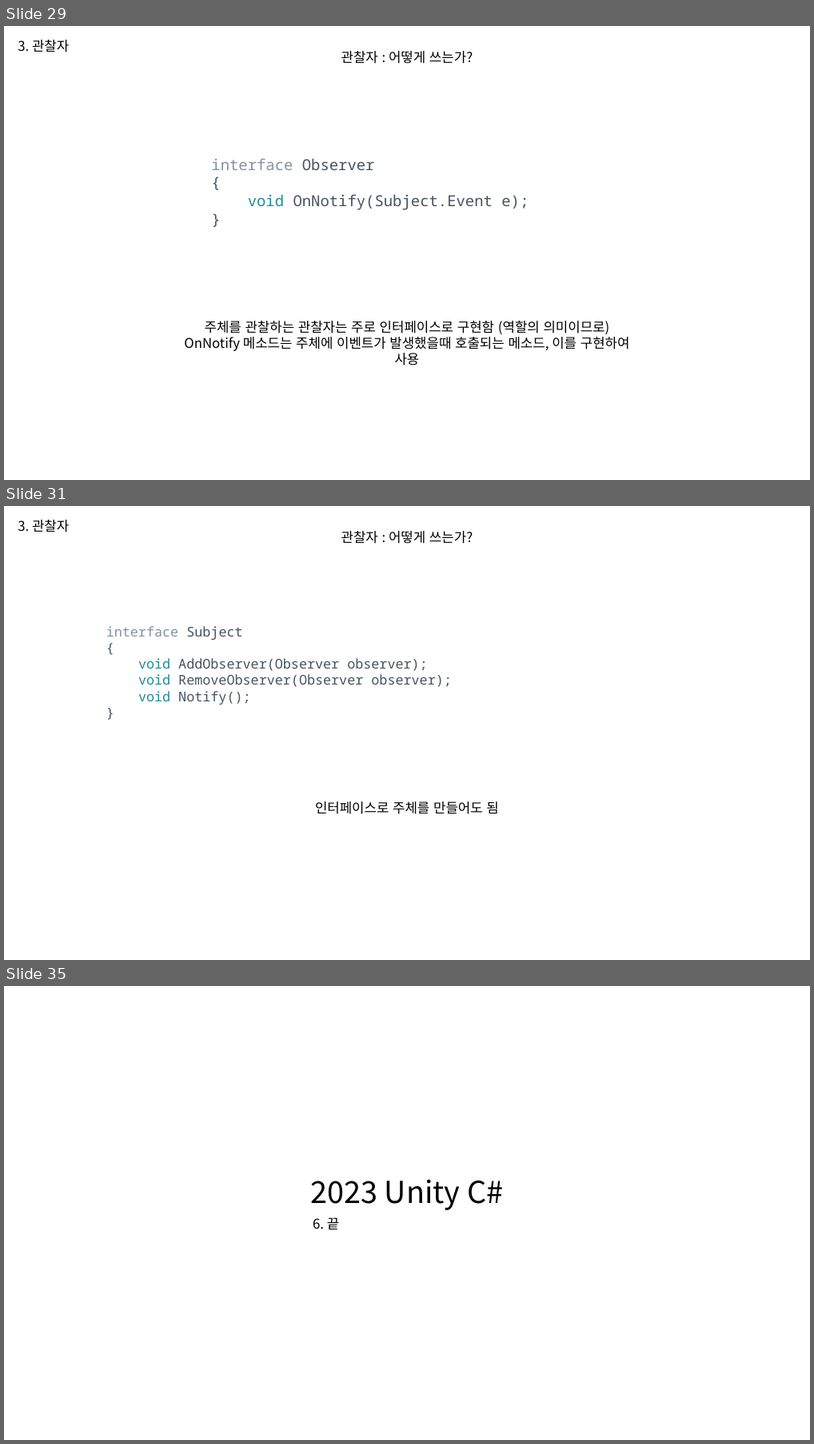
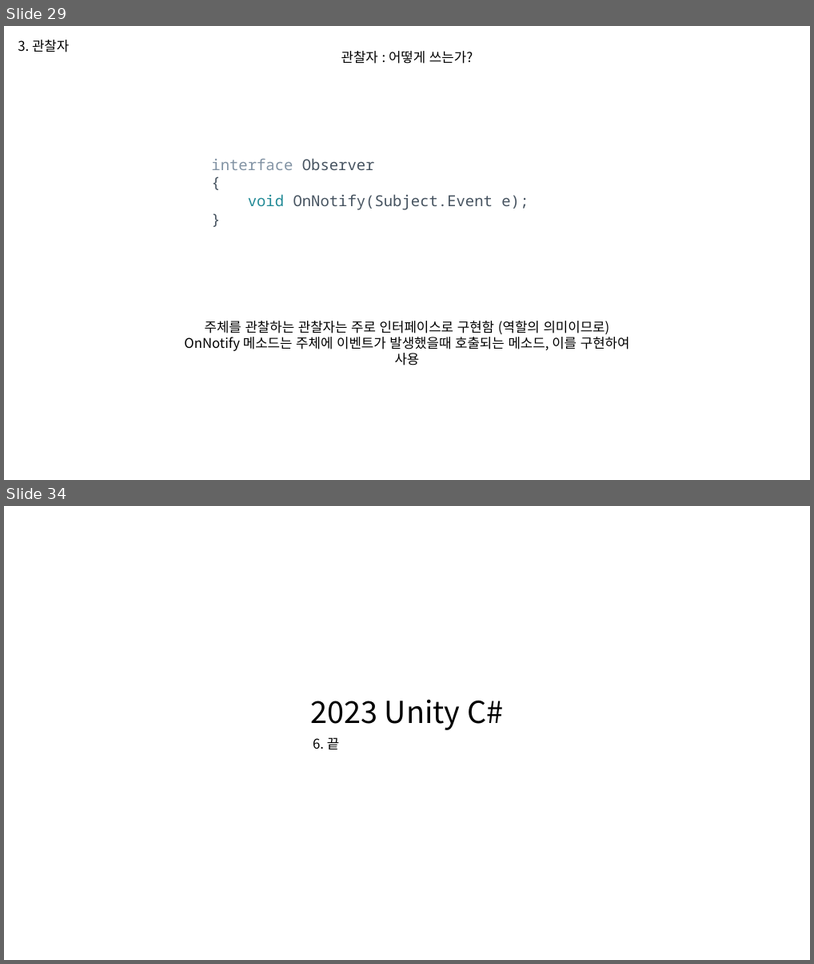
Before and after one commit to WooLyung/2023-Unity-CSharp, a slide deck: 6. 디자인 패턴 2.pptx. Shown one above the other, each under a label of ours: slides 29, 31 and 35 before the commit, slides 29 and 34 after it; the slides between them are not shown. The pictures are 814x1444 and 814x964 pixels, drawn with LibreOffice and Linux fonts; fonts in the diff are those of the drawing. Boxes give left, top, right and bottom in pixels: in the first picture for what was removed or moved away, otherwise in the second. Text is boxed around its words. In the diff, an @@ line names an element or a change of style, - is before the commit and + after.

```diff
--- a/6. 디자인 패턴 2.pptx
+++ b/6. 디자인 패턴 2.pptx
@@ slide 31 removed at [4,506,810,960], background #FFFFFF @@
@@ text removed at [18,520,69,532] @@
-3. 관찰자
@@ text removed at [342,531,473,544] @@
-관찰자 : 어떻게 쓰는가?
@@ text removed at [106,626,451,704] @@
-interface Subject
-{
-void AddObserver(Observer observer);
-void RemoveObserver(Observer observer);
-void Notify();
-}
@@ text removed at [315,801,498,814] @@
-인터페이스로 주체를 만들어도 됨
@@ what was slide 35 is now slide 34 @@
```
Also in this commit, not shown: 5 slides changed.
